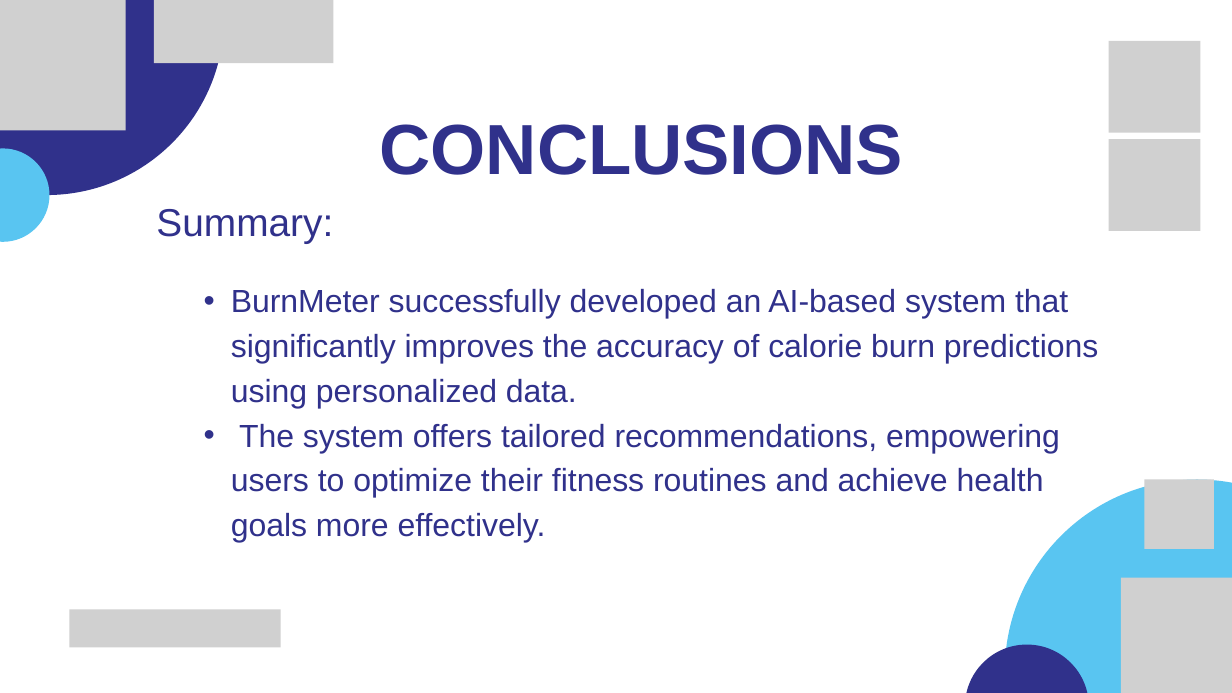
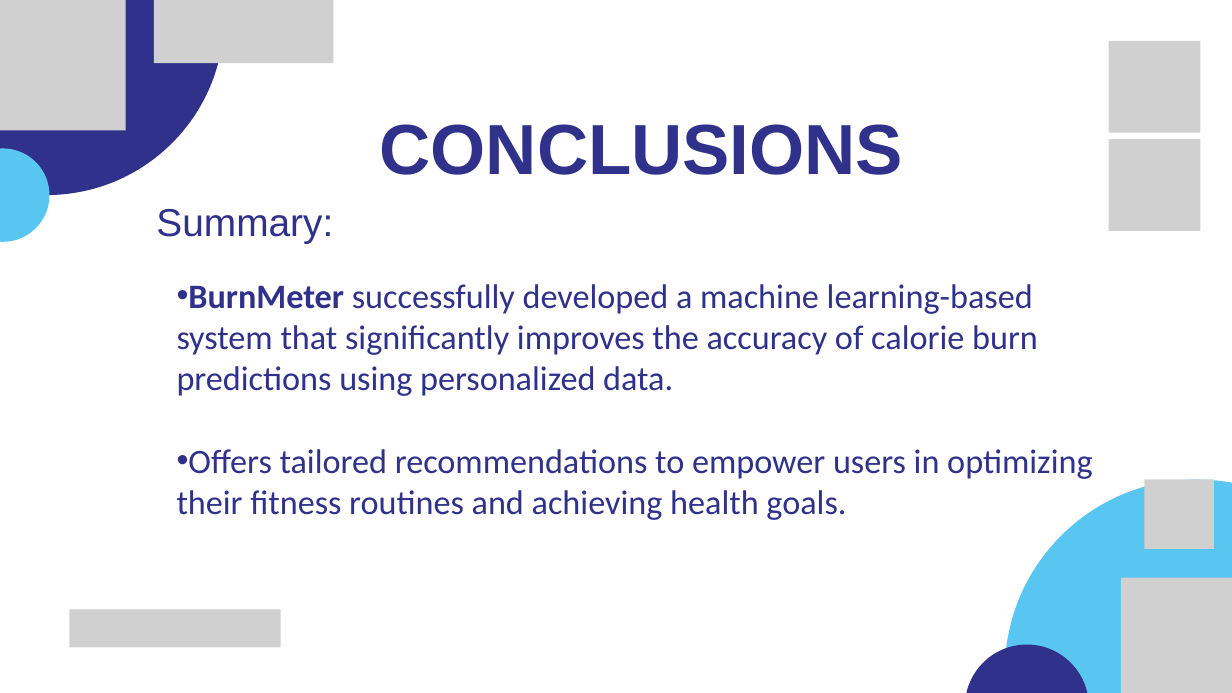
Before and after one commit to Mohamedelmahdy01/BurnMeter, a slide deck: slide 13 of BurnMeter.pptx (slide 14 before the commit). Drawn at 1232x693 pixels with LibreOffice and Linux fonts; fonts in the diff are those of the drawing; grey boxes stand for pictures. Boxes give left, top, right and bottom in pixels: in the first picture for what was removed or moved away, otherwise in the second. Text is boxed around its words. In the diff, an @@ line names an element or a change of style, - is before the commit and + after.

Commit message:
Correct spelling errors

```diff
--- a/BurnMeter.pptx
+++ b/BurnMeter.pptx
@@ text at [177, 284, 1092, 520]: text changed; size 37.3 to 40 pt; font Arial to Calibri @@
-  • BurnMeter successfully developed an AI-based system that significantly improves the accuracy of calorie burn predictions using personalized data.
-  • The system offers tailored recommendations, empowering users to optimize their fitness routines and achieve health goals more effectively.
+• BurnMeter successfully developed a machine learning-based system that significantly improves the accuracy of calorie burn predictions using personalized data.
+• Offers tailored recommendations to empower users in optimizing their fitness routines and achieving health goals.
```
Also in this commit, not shown: 13 other slides changed, 1 slide removed.
